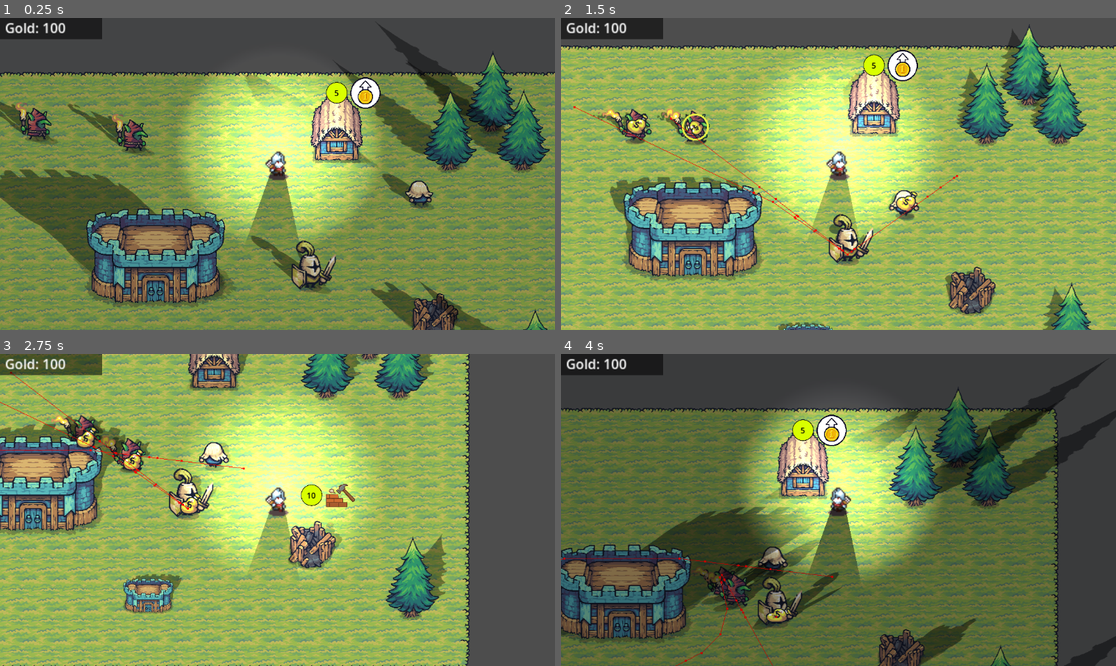
Above: before the commit, frames 1-4 (two rows, left to right).
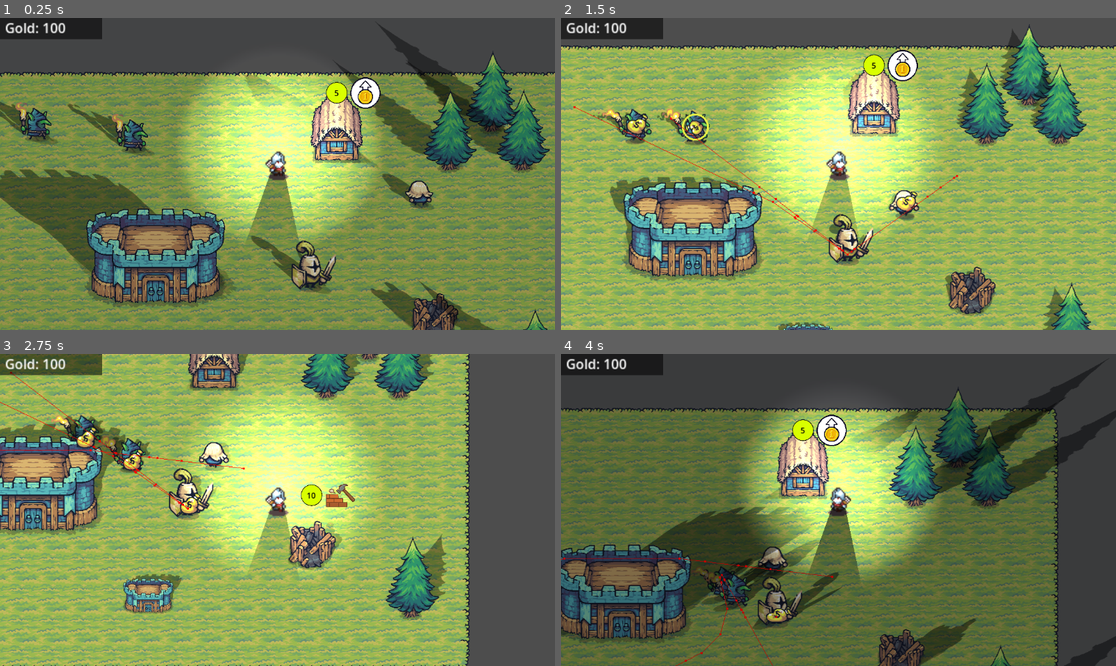
Above: after the commit, the same moments.

Repository: achotai2/battle-game-2D-proto
Game: Godot game, scene res://Scenes/main.tscn
Two runs of this game, one before a commit and one after it. Both use one fixed random seed, a clock stepped at 60 frames per second and the inputs below.
Inputs (mouse positions are in pixels of both pictures, inside the frame that each line leads up to):
- Up to frame 1 (0.25 s): no input
- Up to frame 2 (1.5 s): tap Enter at 0.5 s; move the mouse to (960, 158) at 0.52 s; hold Right (move_right) 0.53-1.28 s; tap Ctrl (attack) at 0.6, 1.35 s; move the mouse to (727, 189) at 1.27 s; hold S (move_down) from 1.28 s (still down)
- Up to frame 3 (2.75 s): move the mouse to (333, 441) at 2.02 s; release S (move_down) at 2.03 s; press the mouse at (333, 441) at 2.03 s; hold Right (move_right) from 2.03 s (still down); tap Ctrl (attack) at 2.3 s
- Up to frame 4 (4 s): move the mouse to (810, 572) at 2.77 s; release Right (move_right) at 2.78 s; release the mouse at (810, 572) at 2.78 s; hold W (move_up) 2.78-3.53 s; tap Space (interact) at 2.85 s; tap Ctrl (attack) at 3.05, 3.6 s; move the mouse to (1005, 556) at 3.52 s; hold A (move_left) from 3.53 s (still down)

The runs differ from the first frame. In frame 1, 0.2% of the frame differs, in the area x 5-26%, y 29-42%; in frame 2, 0.1%; in frame 3, 0.1%; in frame 4, 0.1%.
Error before the commit: Parse Error: Invalid argument for "apply_work()" function: argument 2 should be "WorkSiteWorker" but is "MinionTasker". (res://Scripts/AgentNodes/minion_tasker…

Commit message:
Refactor WorkSiteWorker to MinionTasker
- Removed Scripts/AgentNodes/work_site_worker.gd
- Added return_position() to Scripts/AgentNodes/minion_tasker.gd
- Replaced WorkSiteWorker with MinionTasker in:
    - Scripts/BuildingNodes/castle_job_board.gd
    - Scripts/BuildingNodes/worksite.gd
    - Scripts/BuildingNodes/spawnsite.gd
    - Scripts/BuildingsBase/building_base.gd
    - Scripts/BuildingsBase/tree.gd
    - Scripts/UnitBase/sheep.gd

Co-authored-by: achotai2 <64825783+achotai2@users.noreply.github.com>

Diff:
--- a/Scripts/AgentNodes/minion_tasker.gd
+++ b/Scripts/AgentNodes/minion_tasker.gd
@@ -230,3 +230,8 @@
 func clear_task() -> void: _release_job(true); _set_idle_state()
 func has_task() -> bool: return _site != null
 func get_agent() -> Node2D: return agent
+
+func return_position() -> Vector2:
+	if agent:
+		return agent.global_position
+	return Vector2.ZERO
--- a/Scripts/AgentNodes/work_site_worker.gd
+++ /dev/null
@@ -1,22 +0,0 @@
-extends Node
-class_name WorkSiteWorker
-## Base type for workers assigned by CastleJobBoard to WorkSite instances.
-##
-## WorkSiteWorker subclasses are expected to provide:
-## - return_position(): Vector2
-## - assign_job(site: WorkSite): void
-
-
-func return_position() -> Vector2:
-	return Vector2.ZERO
-
-
-func assign_job(_site: WorkSite) -> void:
-	pass
-
-
-func get_agent() -> CharacterBody2D:
-	var a = get("agent")
-	if a is CharacterBody2D:
-		return a
-	return null
--- a/Scripts/BuildingNodes/castle_job_board.gd
+++ b/Scripts/BuildingNodes/castle_job_board.gd
@@ -11,7 +11,7 @@
 
 var _sites: Array[WorkSite] = []
 var _reserved_by: Dictionary = {} # site: Array[Node2D] (agents)
-var _idle_minions: Array[WorkSiteWorker] = []
+var _idle_minions: Array[MinionTasker] = []
 
 func _ready() -> void:
 	if castle == null:
@@ -63,7 +63,7 @@
 # Minions
 # -------------------------
 
-func register_minion(minion: WorkSiteWorker) -> void:
+func register_minion(minion: MinionTasker) -> void:
 	if minion == null or not is_instance_valid(minion):
 		return
 
@@ -72,7 +72,7 @@
 	if not minion.tree_exited.is_connected(exit_callable):
 		minion.tree_exited.connect(exit_callable, CONNECT_ONE_SHOT)
 
-func unregister_minion(minion: WorkSiteWorker) -> void:
+func unregister_minion(minion: MinionTasker) -> void:
 	# Remove from idle list if present
 	var idx := _idle_minions.find(minion)
 	if idx != -1:
@@ -95,7 +95,7 @@
 	unregister_minion(minion)
 
 
-func minion_idle(minion: WorkSiteWorker) -> void:
+func minion_idle(minion: MinionTasker) -> void:
 	if minion == null or not is_instance_valid(minion):
 		return
 	if not _idle_minions.has(minion):
@@ -103,16 +103,16 @@
 	_assign_if_possible()
 
 
-func register_worker(minion: WorkSiteWorker) -> void:
+func register_worker(minion: MinionTasker) -> void:
 	register_minion(minion)
 
 
-func unregister_worker(minion: WorkSiteWorker) -> void:
+func unregister_worker(minion: MinionTasker) -> void:
 	unregister_minion(minion)
 
 
 # minion calls this when abandoning/completing a job
-func release_job(site: WorkSite, minion: WorkSiteWorker) -> void:
+func release_job(site: WorkSite, minion: MinionTasker) -> void:
 	if site == null:
 		return
 	var agent := _resolve_agent(minion)
@@ -121,7 +121,7 @@
 		_assign_if_possible()
 
 
-func request_job(minion: WorkSiteWorker) -> WorkSite:
+func request_job(minion: MinionTasker) -> WorkSite:
 	if minion == null or not is_instance_valid(minion):
 		return null
 
@@ -168,7 +168,7 @@
 			site = _pick_best_site_for_minion(w, agent, attempted)
 
 
-func _pick_best_site_for_minion(minion: WorkSiteWorker, agent: Node2D, excluded_sites: Array[WorkSite] = []) -> WorkSite:
+func _pick_best_site_for_minion(minion: MinionTasker, agent: Node2D, excluded_sites: Array[WorkSite] = []) -> WorkSite:
 	var best: WorkSite = null
 	var best_score: float = INF
 
@@ -282,7 +282,7 @@
 	return site.get_work_position()
 
 
-func _resolve_agent(minion: WorkSiteWorker) -> Node2D:
+func _resolve_agent(minion: MinionTasker) -> Node2D:
 	if minion == null:
 		return null
 	return minion.get_agent()
--- a/Scripts/BuildingNodes/spawnsite.gd
+++ b/Scripts/BuildingNodes/spawnsite.gd
@@ -38,7 +38,7 @@
 
 	total_work += work_per_spawn
 
-func apply_work(amount: float, worker: WorkSiteWorker) -> void:
+func apply_work(amount: float, worker: MinionTasker) -> void:
 # Extends the worksite.gd apply work function for spawnsite logic:
 	if not enabled or not needs_work():
 		return
@@ -103,7 +103,7 @@
 	return get_parent().building_type
 
 
-func _resolve_agent(minion: WorkSiteWorker) -> Node2D:
+func _resolve_agent(minion: MinionTasker) -> Node2D:
 	if minion == null:
 		return null
 
--- a/Scripts/BuildingNodes/worksite.gd
+++ b/Scripts/BuildingNodes/worksite.gd
@@ -15,7 +15,7 @@
 
 
 # Emitted once, when total work has been completed.
-signal work_completed(site: WorkSite, worker: WorkSiteWorker)
+signal work_completed(site: WorkSite, worker: MinionTasker)
 
 # Emitted when work is applied to site.
 signal work_applied(site: WorkSite)
@@ -174,7 +174,7 @@
 	return _get_slot_position(0)
 
 
-func apply_work(amount: float, worker: WorkSiteWorker) -> void:
+func apply_work(amount: float, worker: MinionTasker) -> void:
 	## Called by a worker to contribute progress toward completion.
 	## - amount: how much work this "hit" contributes
 	## - worker: the worker doing the work (useful if you want to attribute credit)
@@ -379,7 +379,7 @@
 # Internals: completion
 # -------------------------
 
-func _complete(worker: WorkSiteWorker) -> void:
+func _complete(worker: MinionTasker) -> void:
 	## Called once when work is finished.
 	## We unregister from the job board so new workers won't be assigned here,
 	## then emit a signal so the parent/building can react (upgrade, spawn loot, etc).
--- a/Scripts/BuildingsBase/building_base.gd
+++ b/Scripts/BuildingsBase/building_base.gd
@@ -80,7 +80,7 @@
 		_activate_spawnsite()
 
 
-func _on_work_completed(_site: WorkSite, _worker: WorkSiteWorker) -> void:
+func _on_work_completed(_site: WorkSite, _worker: MinionTasker) -> void:
 	set_state(BuildingDefs.BuildingState.BUILT)
 
 
--- a/Scripts/BuildingsBase/tree.gd
+++ b/Scripts/BuildingsBase/tree.gd
@@ -74,7 +74,7 @@
 		set_state(TreeState.MARKED)
 
 
-func _on_work_completed(_site: WorkSite, _worker: WorkSiteWorker) -> void:
+func _on_work_completed(_site: WorkSite, _worker: MinionTasker) -> void:
 	set_state(TreeState.CUT)
 
 	spawn_timer.stop()
--- a/Scripts/UnitBase/sheep.gd
+++ b/Scripts/UnitBase/sheep.gd
@@ -100,7 +100,7 @@
 	queue_free()
 
 
-func _food_harvested(f: WorkSite, _attacker: WorkSiteWorker) -> void:
+func _food_harvested(f: WorkSite, _attacker: MinionTasker) -> void:
 	# Spawn food and hand it over to attacker.
 	var attackerNode: Node2D = _attacker.get_parent()
 	if is_instance_valid(attackerNode.hunger) and attackerNode.hunger.has_method("receive_food"):
Not shown, removed: Scripts/AgentNodes/work_site_worker.gd.uid
